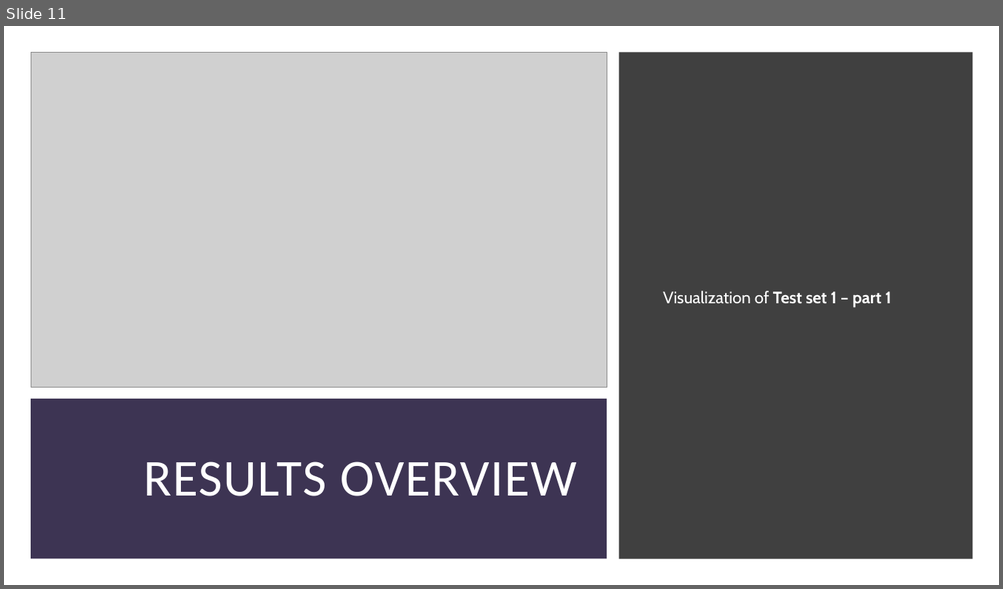
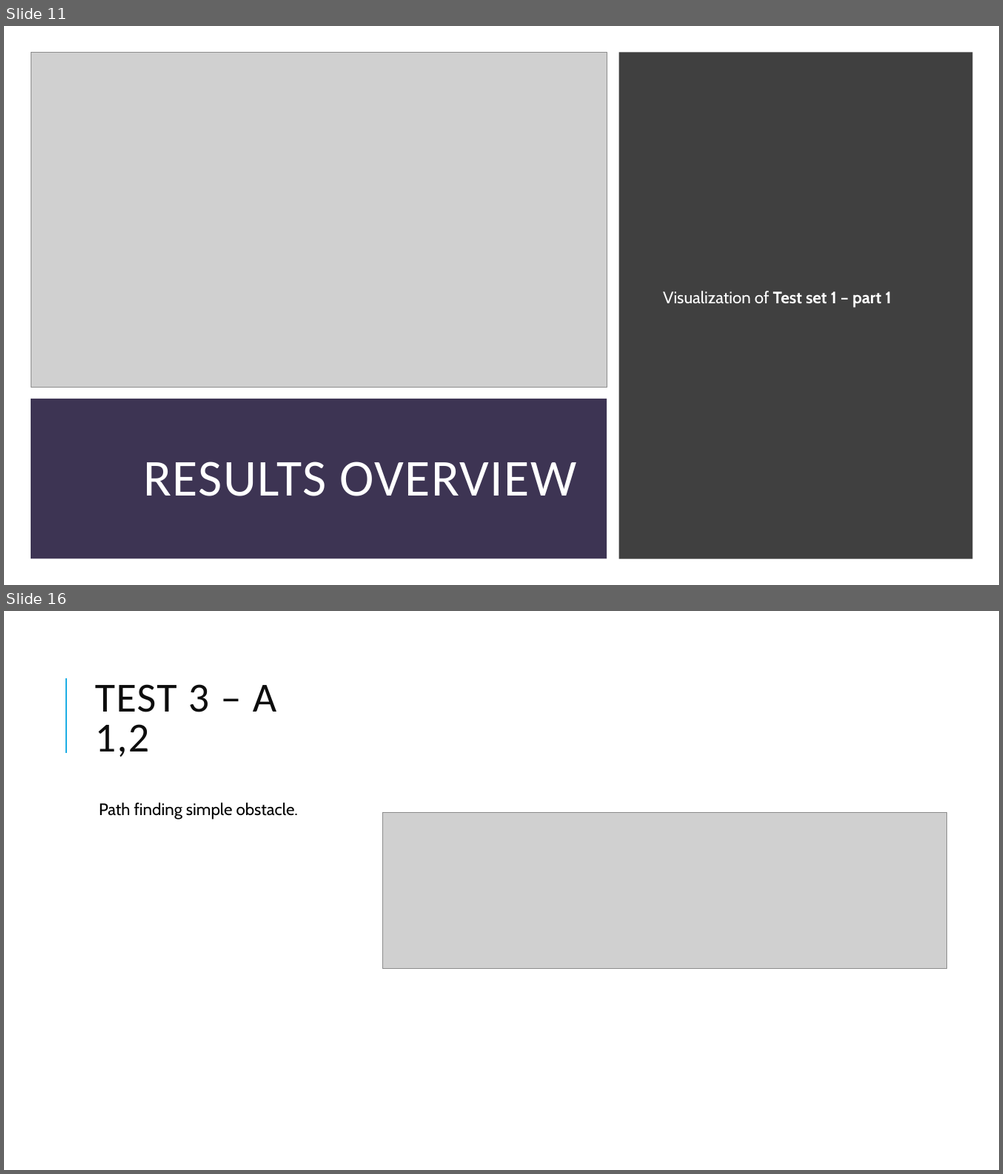
Before and after one commit to RubenTipparach/Mimicvr, a slide deck: Report/Mimic vr.pptx. Shown one above the other, each under a label of ours: slide 11 before the commit, slides 11 and 16 after it; the slides between them are not shown. The pictures are 1003x589 and 1003x1174 pixels, drawn with LibreOffice and Linux fonts; fonts in the diff are those of the drawing; grey boxes stand for pictures. Boxes give left, top, right and bottom in pixels: in the first picture for what was removed or moved away, otherwise in the second. Text is boxed around its words. In the diff, an @@ line names an element or a change of style, - is before the commit and + after.

```diff
--- a/Report/Mimic vr.pptx
+++ b/Report/Mimic vr.pptx
@@ slide 16 added at (4,611,999,1170), background #FFFFFF @@
@@ line added from (66, 753) to (66, 678), #1CADE4 1.5 pt @@
@@ title added at (95,684,276,757), 40 pt, text #0D0D0D @@
+TEST 3 – A 1,2
@@ text added at (99,803,298,820), 16 pt, text #000000 @@
+  Path finding simple obstacle.
@@ picture added at (383,812,947,969) @@
```
Also in this commit, not shown: 2 slides changed, 5 other slides added, 5 slides removed, 2 other files.
